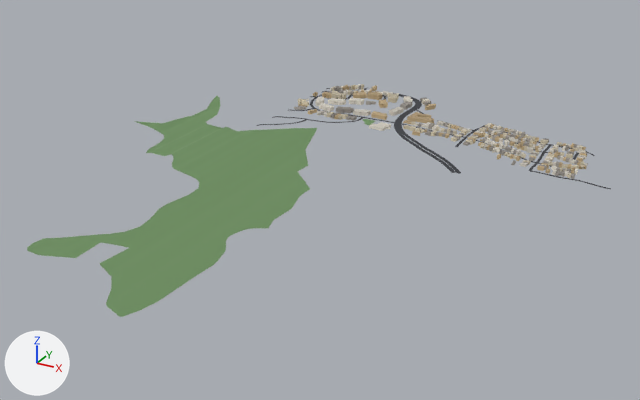
An edit to the glTF model public/tiles/tile_9_17.glb, drawn before and after from the same camera.
The view is the same before and after, from a camera (50 mm lens) standing at (1262.0, -7055.0, 952.0) and looking at (337.0, -5372.0, 111.0). Every picture has the same lights, and +X, +Y and +Z are marked at lower left. The picture after the commit comes second. Where no turn or scale is listed for an object, it has been applied to the vertices.

Before the edit, the objects in view are built like this:
```python
me_bld_9_17 = bpy.data.meshes.new('bld_9_17')
me_bld_9_17.from_pydata(...)  # 6375 vertices, 8853 faces; spans x -407.0..407.0, y -156.0..156.0, z -56.0..56.0
me_bld_9_17.materials.append(mat_cityvc)
me_grn_9_17 = bpy.data.meshes.new('grn_9_17')
me_grn_9_17.from_pydata(...)  # 4678 vertices, 9205 faces; spans x -361.0..361.0, y -592.0..592.0, z -20.0..20.0
me_grn_9_17.materials.append(mat_cityvc)
me_road_9_17 = bpy.data.meshes.new('road_9_17')
me_road_9_17.from_pydata(...)  # 1169 vertices, 1104 faces; spans x -454.0..454.0, y -252.0..252.0, z -51.0..51.0
me_road_9_17.materials.append(mat_cityvc)
ob_bld_9_17 = bpy.data.objects.new('bld_9_17', me_bld_9_17)
ob_bld_9_17.location = (433.0, -4853.0, 154.0)
ob_grn_9_17 = bpy.data.objects.new('grn_9_17', me_grn_9_17)
ob_grn_9_17.location = (16.0, -5493.0, 161.0)
ob_road_9_17 = bpy.data.objects.new('road_9_17', me_road_9_17)
ob_road_9_17.location = (473.0, -4920.0, 148.0)
```
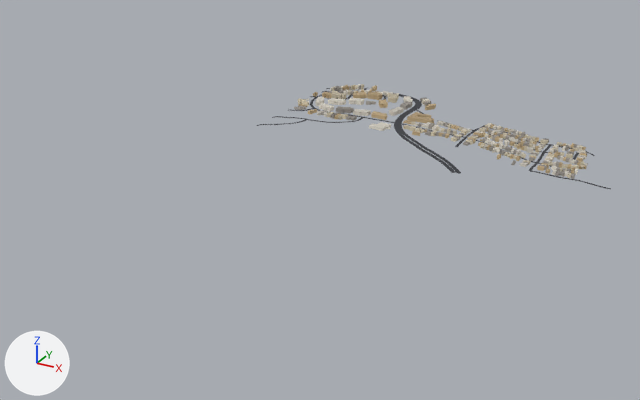
Pixel boxes (x1, y1, x2, y2) of what changed, in the pictures (640 x 400 px):
```json
{"object": "grn_9_17", "change": "deleted", "before": [27, 96, 375, 317], "on screen": "green"}
```

Scene script edits in JSON lines:
```json
{"op": "remove", "block": "ob_grn_9_17", "code": ["ob_grn_9_17 = bpy.data.objects.new('grn_9_17', me_grn_9_17)", "ob_grn_9_17.location = (16.0, -5493.0, 161.0)"]}
```
